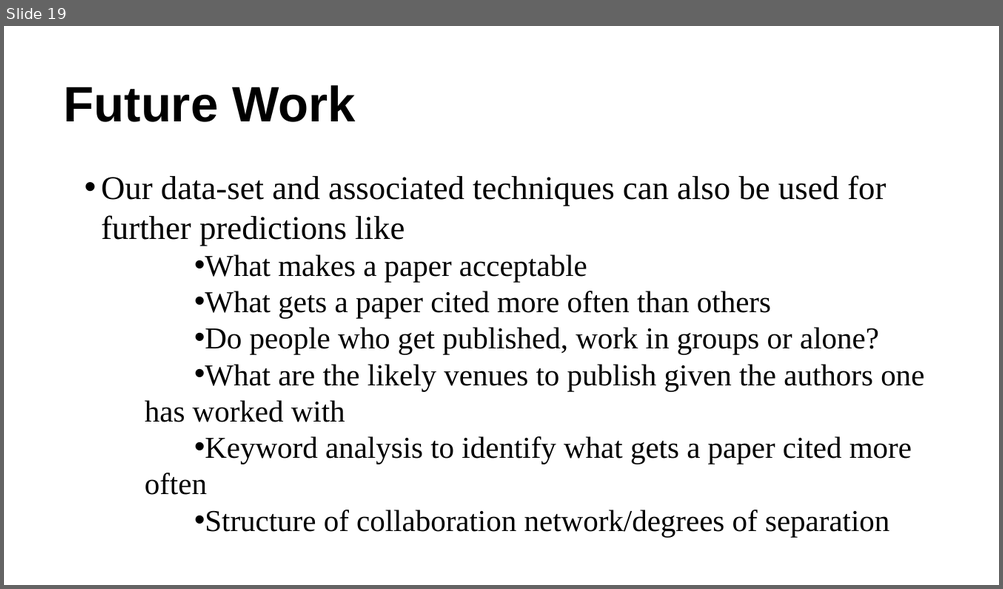
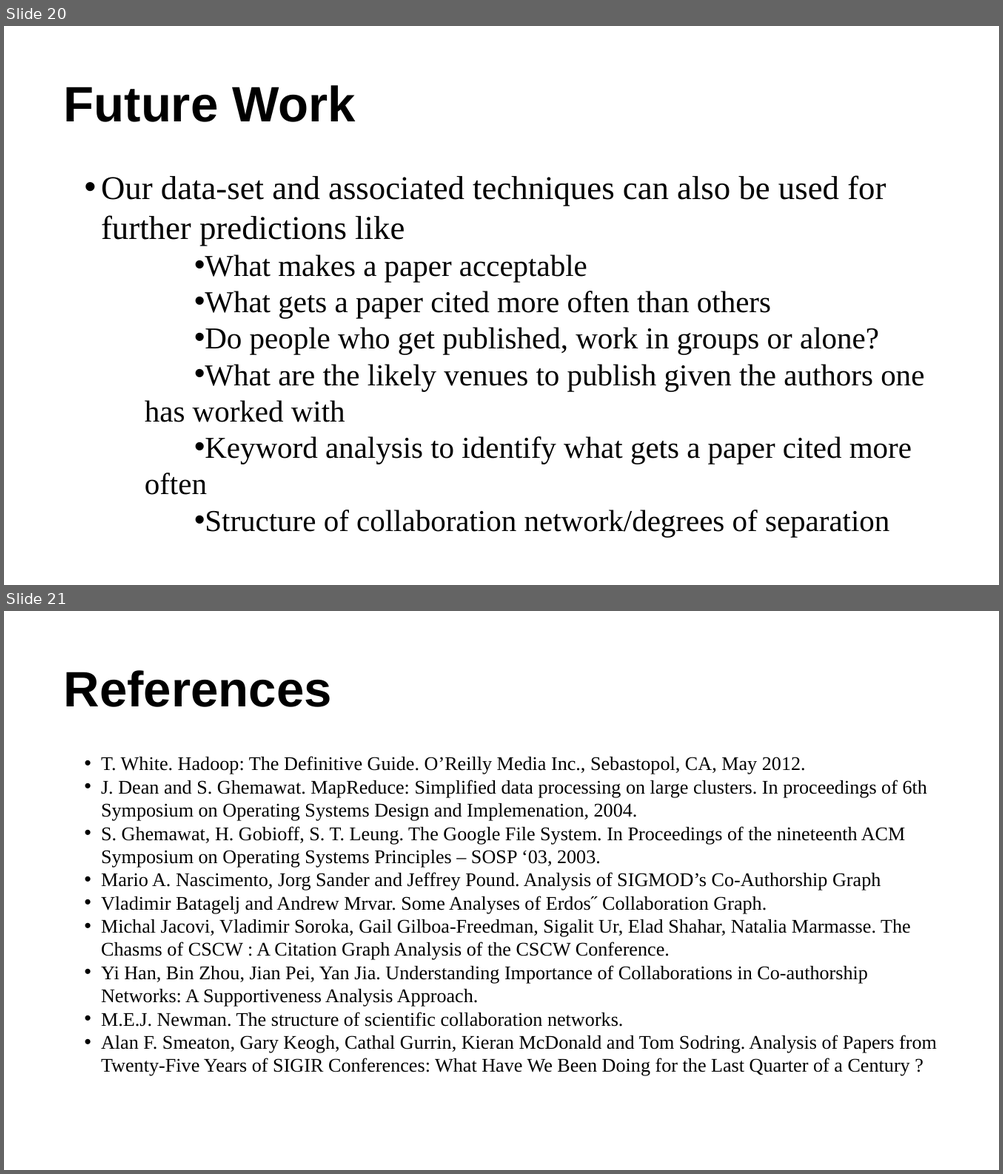
Before and after one commit to ag3859/RTBDProject, a slide deck: RTBD.pptx. Shown one above the other, each under a label of ours: slide 19 before the commit, slides 20 and 21 after it. The pictures are 1003x589 and 1003x1174 pixels, drawn with LibreOffice and Linux fonts; fonts in the diff are those of the drawing. Boxes give left, top, right and bottom in pixels: in the first picture for what was removed or moved away, otherwise in the second. Text is boxed around its words. In the diff, an @@ line names an element or a change of style, - is before the commit and + after.

Commit message:
updated text to graphs

```diff
--- a/RTBD.pptx
+++ b/RTBD.pptx
@@ slide 21 added at [4,611,999,1170], background #FFFFFF @@
@@ title added at [64,670,332,707], 36 pt, text #000000, bold @@
+References
@@ text added at [101,756,936,1076], 14 pt, text #000000 @@
+• T. White. Hadoop: The Definitive Guide. O’Reilly Media Inc., Sebastopol, CA, May 2012.
+• J. Dean and S. Ghemawat. MapReduce: Simplified data processing on large clusters. In proceedings of 6th Symposium on Operating Systems Design and Implemenation, 2004.
+• S. Ghemawat, H. Gobioff, S. T. Leung. The Google File System. In Proceedings of the nineteenth ACM Symposium on Operating Systems Principles – SOSP ‘03, 2003.
+• Mario A. Nascimento, Jorg Sander and Jeffrey Pound. Analysis of SIGMOD’s Co-Authorship Graph
+• Vladimir Batagelj and Andrew Mrvar. Some Analyses of Erdos˝ Collaboration Graph.
+• Michal Jacovi, Vladimir Soroka, Gail Gilboa-Freedman, Sigalit Ur, Elad Shahar, Natalia Marmasse. The Chasms of CSCW : A Citation Graph Analysis of the CSCW Conference.
+• Yi Han, Bin Zhou, Jian Pei, Yan Jia. Understanding Importance of Collaborations in Co-authorship Networks: A Supportiveness Analysis Approach.
+• M.E.J. Newman. The structure of scientific collaboration networks.
+• Alan F. Smeaton, Gary Keogh, Cathal Gurrin, Kieran McDonald and Tom Sodring. Analysis of Papers from Twenty-Five Years of SIGIR Conferences: What Have We Been Doing for the Last Quarter of a Century ?
@@ what was slide 19 is now slide 20 @@
```
Also in this commit, not shown: 8 slides changed, 1 other slide added.
